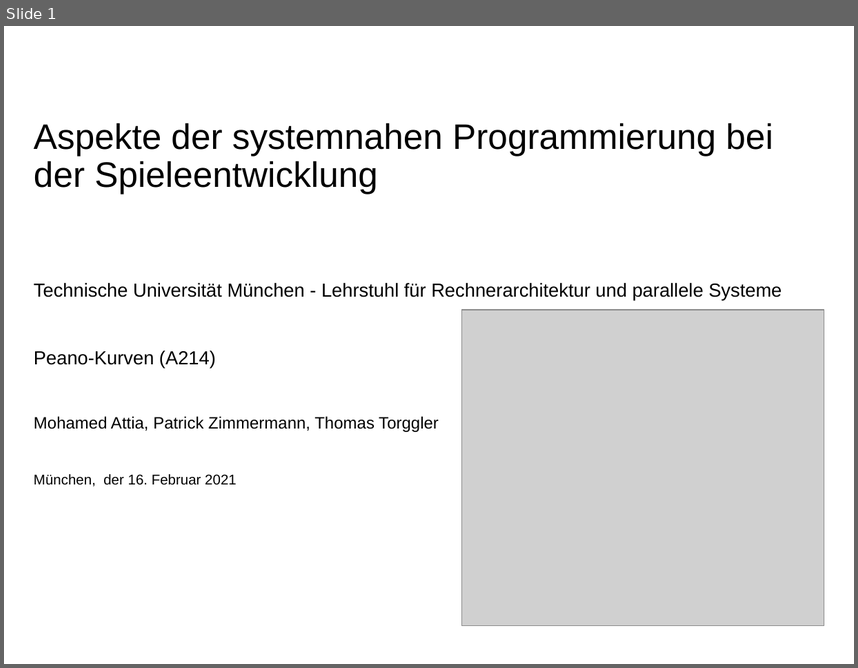
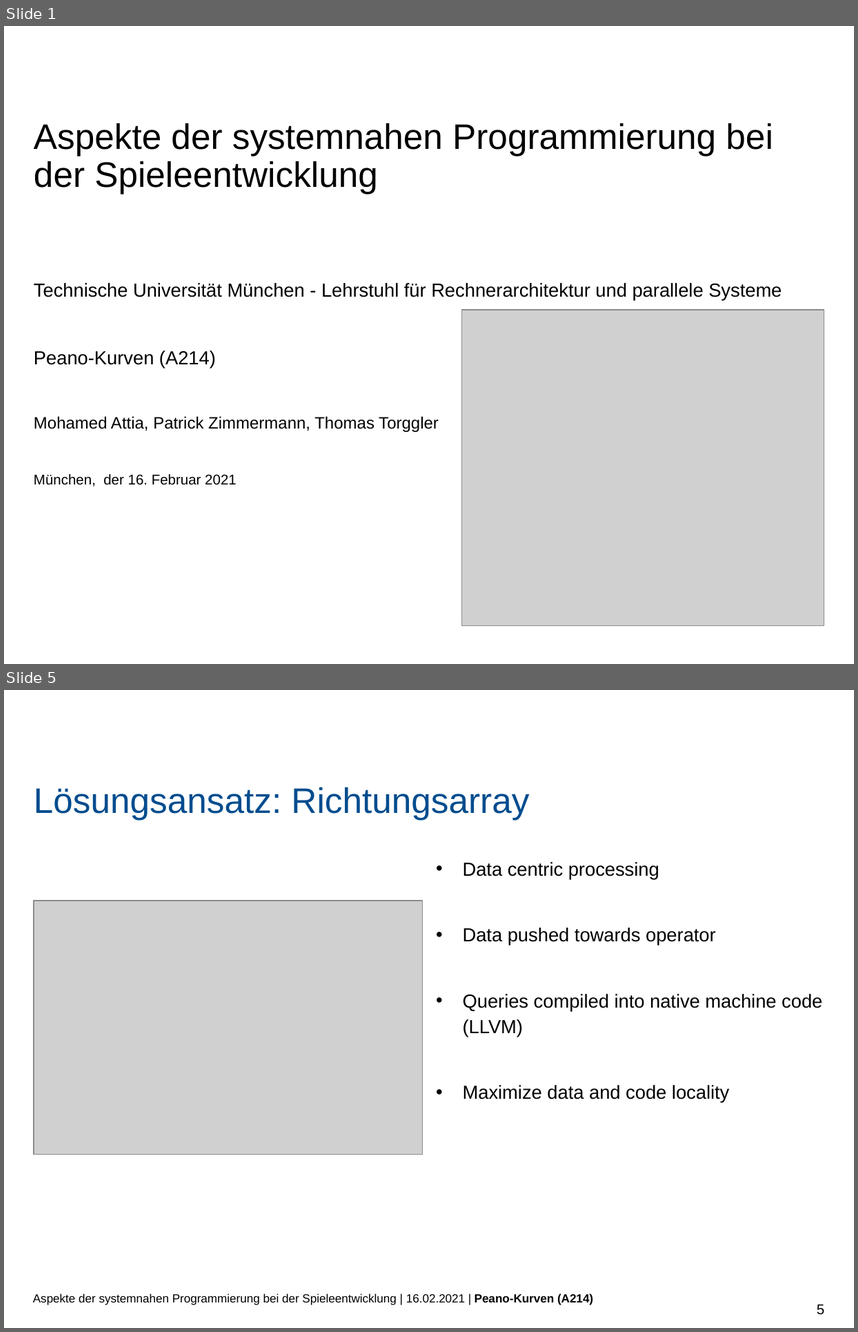
Before and after one commit to PaddlePad/ASP-Peano, a slide deck: Ausarbeitung/präzi.pptx. Shown one above the other, each under a label of ours: slide 1 before the commit, slides 1 and 5 after it; the slides between them are not shown. The pictures are 858x668 and 858x1332 pixels, drawn with LibreOffice and Linux fonts; fonts in the diff are those of the drawing; grey boxes stand for pictures; background and template pictures are left out. Boxes give left, top, right and bottom in pixels: in the first picture for what was removed or moved away, otherwise in the second. Text is boxed around its words. In the diff, an @@ line names an element or a change of style, - is before the commit and + after.

```diff
--- a/Ausarbeitung/präzi.pptx
+++ b/Ausarbeitung/präzi.pptx
@@ slide 5 added at (4, 690, 854, 1328), background #FFFFFF @@
@@ text added at (34, 787, 529, 820), 30 pt, text #004C8E @@
+Lösungsansatz: Richtungsarray
@@ text added at (463, 862, 822, 1103), 16 pt, text #000000 @@
+• Data centric processing
+• Data pushed towards operator
+• Queries compiled into native machine code (LLVM)
+• Maximize data and code locality
@@ picture added at (34, 901, 422, 1154) @@
@@ text added at (33, 1293, 593, 1305), 10 pt, text #000000 @@
+Aspekte der systemnahen Programmierung bei der Spieleentwicklung | 16.02.2021 | Peano-Kurven (A214)
@@ page number added at (817, 1304, 824, 1314), 12 pt, text #000000 @@
+5
```
Also in this commit, not shown: 5 slides changed, 2 other slides added.
